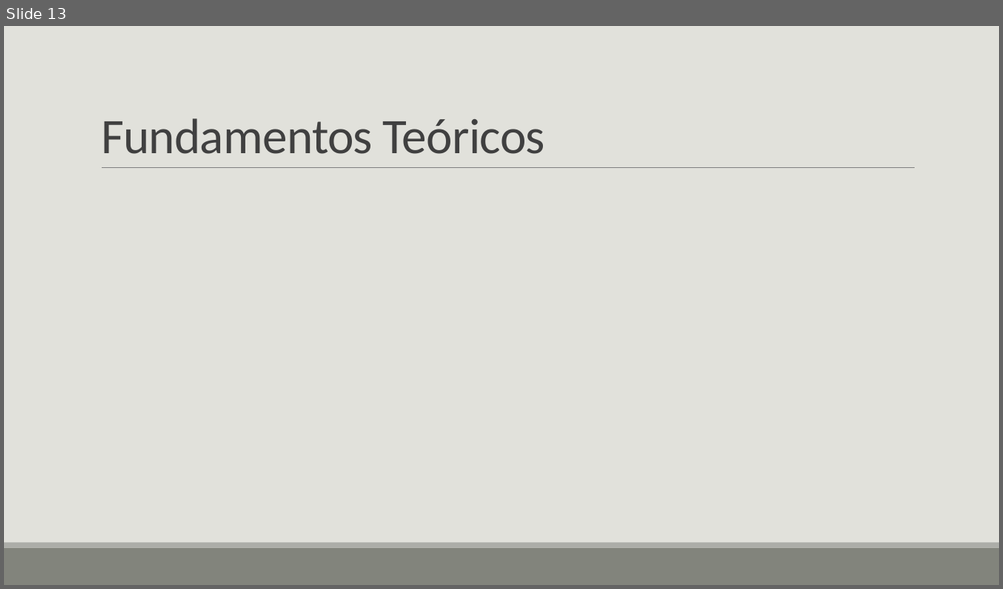
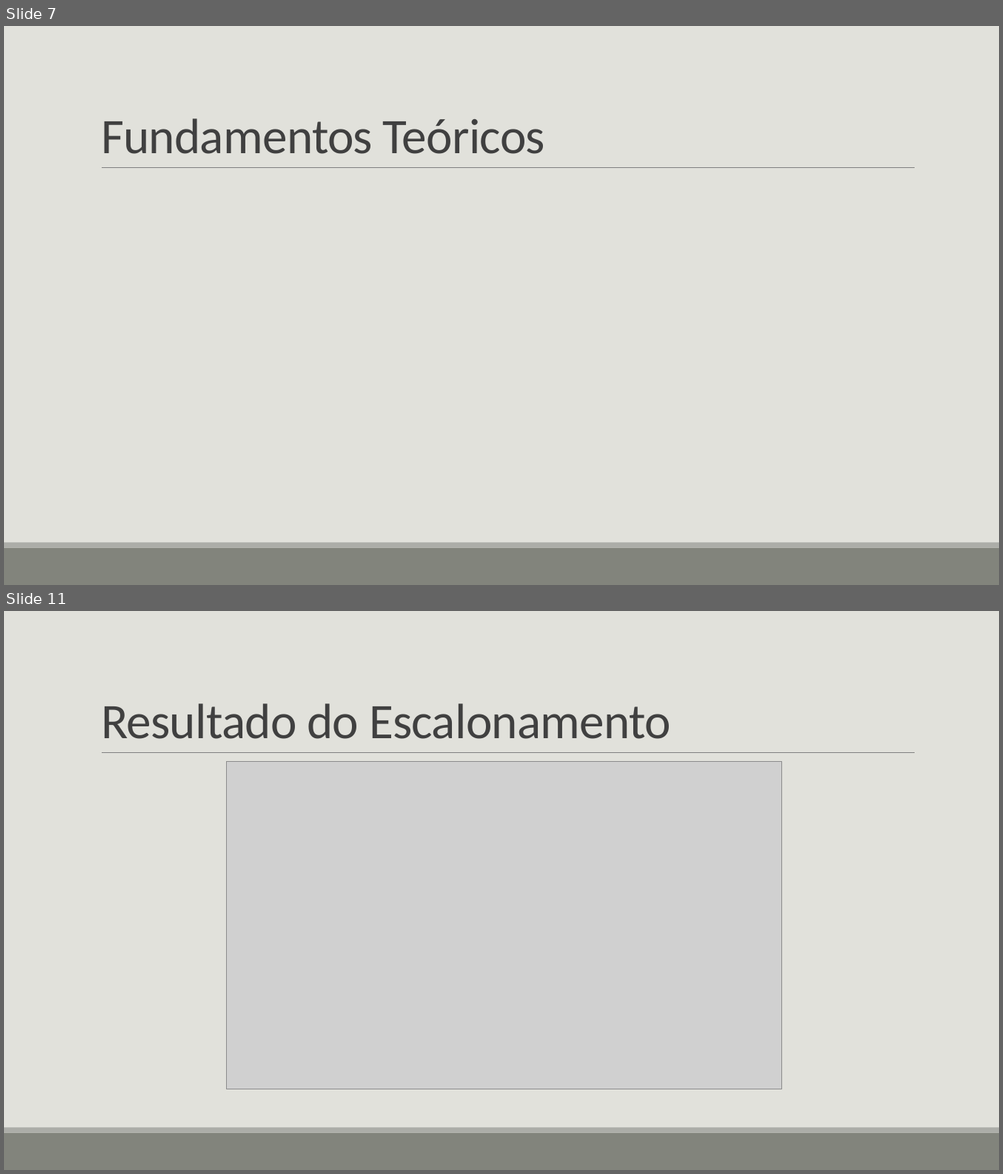
Before and after one commit to erikawa/client-segmentation, a slide deck: presentation/Análise de agrupamento de perfis de clientes de.pptx. Shown one above the other, each under a label of ours: slide 13 before the commit, slides 7 and 11 after it; the slides between them are not shown. The pictures are 1003x589 and 1003x1174 pixels, drawn with LibreOffice and Linux fonts; fonts in the diff are those of the drawing; grey boxes stand for pictures. Boxes give left, top, right and bottom in pixels: in the first picture for what was removed or moved away, otherwise in the second. Text is boxed around its words. In the diff, an @@ line names an element or a change of style, - is before the commit and + after.

```diff
--- a/presentation/Análise de agrupamento de perfis de clientes de.pptx
+++ b/presentation/Análise de agrupamento de perfis de clientes de.pptx
@@ slide 11 added at (x1=4, y1=611, x2=999, y2=1170), background #E1E1DB; not listed: 3 template elements that a slide beside it also shows @@
@@ title added at (x1=101, y1=703, x2=671, y2=739), 48 pt, text #404040 @@
+Resultado do Escalonamento
@@ picture added at (x1=226, y1=762, x2=782, y2=1090) @@
@@ what was slide 13 is now slide 7 @@
```
Also in this commit, not shown: 7 slides changed, 1 other file.
